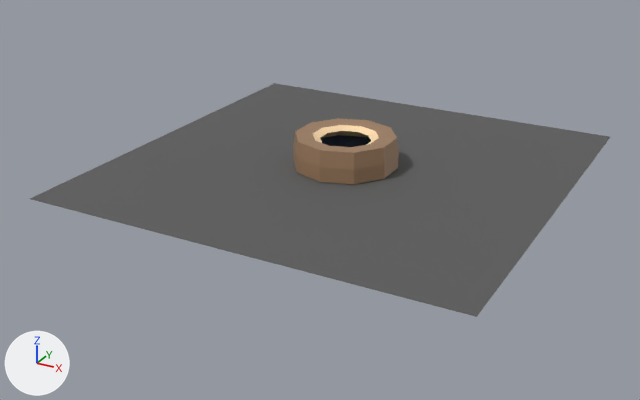
The glTF model public/assets/models/stadium.glb, before and after one commit.
One viewpoint serves both versions: a camera (50 mm lens) standing at (88.0, -172.2, 75.6) and looking at (-2.9, -6.9, -7.1). Every picture has the same lights, and +X, +Y and +Z are marked at lower left. Where no turn or scale is listed for an object, it has been applied to the vertices.

Before the edit, the objects in view are built like this:
```python
me_circle = bpy.data.meshes.new('Circle')
me_circle.from_pydata(...)  # 50 vertices, 88 faces; spans x -11.8..11.8, y -12.4..12.4, z 0.0..7.3
# faces by material slot: [60, 20, 8]
me_circle.materials.append(mat_material_001)  # brown #9e7d60
me_circle.materials.append(mat_material_003)  # beige #ffdeb1
me_circle.materials.append(mat_grass)  # green #39e729
me_circle_001 = bpy.data.meshes.new('Circle.001')
me_circle_001.from_pydata(...)  # 20 vertices, 20 faces; spans x -10.7..10.7, y -11.2..11.2, z 0.8..3.2
me_circle_001.materials.append(mat_material_002)  # dark blue #0b1836
me_plane = bpy.data.meshes.new('Plane')
me_plane.from_pydata([(-50.0, -50.0, 0.0), (50.0, -50.0, 0.0), (50.0, 50.0, 0.0), (-50.0, 50.0, 0.0)], [], [(0, 1, 2), (0, 2, 3)])
me_plane.materials.append(mat_material_004)  # dark grey #5c5c5c
ob_circle = bpy.data.objects.new('Circle', me_circle)
ob_circle.location = (0.0, 0.0, 0.0)
ob_crowd = bpy.data.objects.new('crowd', me_circle_001)
ob_crowd.location = (0.0, 0.0, 0.0)
ob_floor = bpy.data.objects.new('floor', me_plane)
ob_floor.location = (0.0, 0.0, -0.2)
```
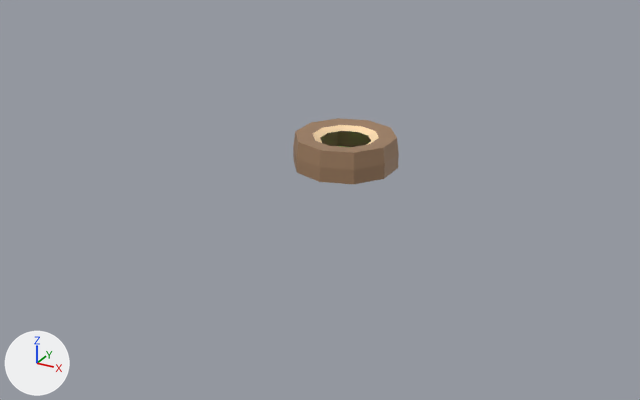
Pixel boxes (x1, y1, x2, y2) of what changed, in the pictures (640 x 400 px):
'floor', deleted: before (30, 83, 610, 317)
'crowd', deleted: before (320, 135, 371, 147)

Diff of the bpy script that builds the scene:
```diff
--- a/public/assets/models/stadium.glb.py
+++ b/public/assets/models/stadium.glb.py
@@ ob_floor @@
-ob_floor = bpy.data.objects.new('floor', me_plane)
-ob_floor.location = (0.0, 0.0, -0.2)
@@ ob_crowd @@
-ob_crowd = bpy.data.objects.new('crowd', me_circle_001)
-ob_crowd.location = (0.0, 0.0, 0.0)
```
